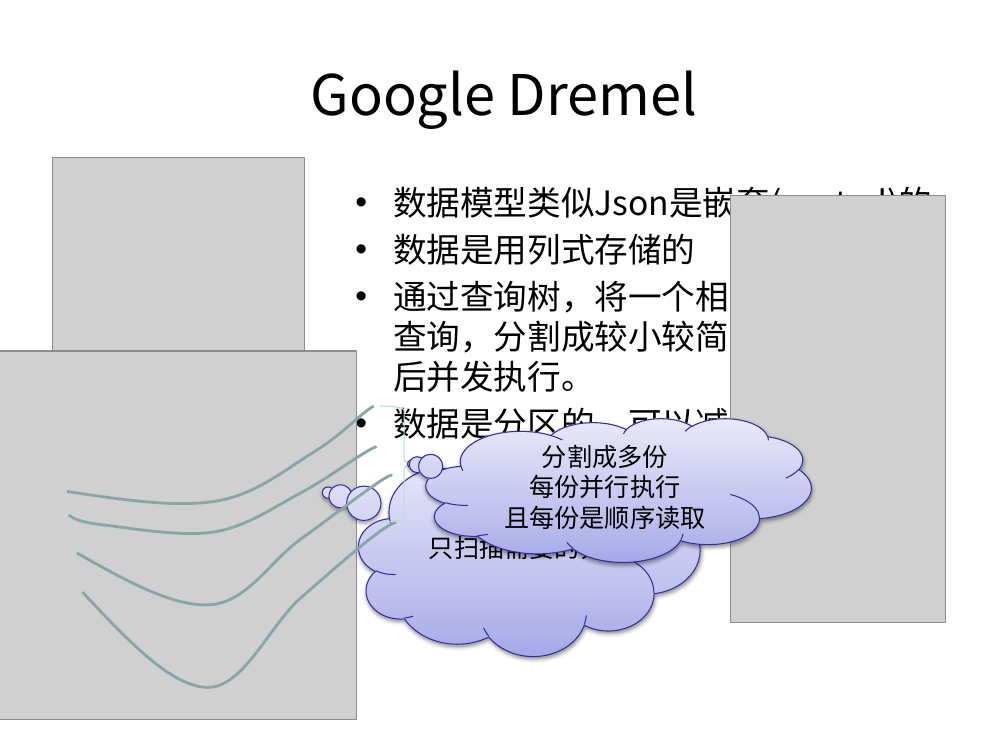
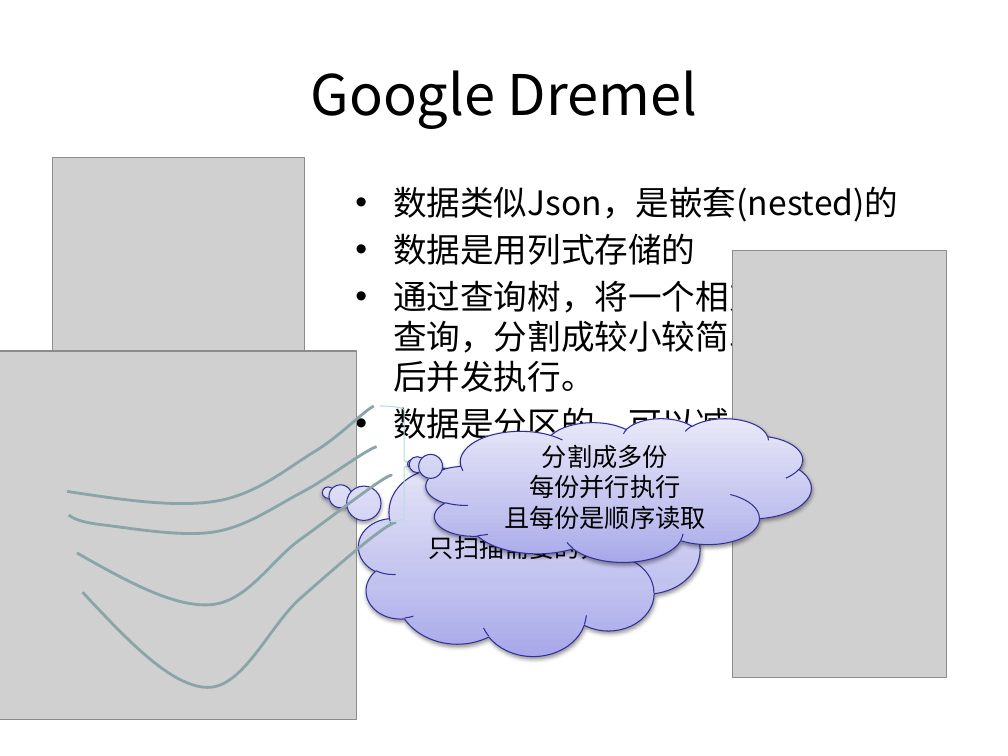
Before and after one commit to muyannian/higo, a slide deck: slide 14 of doc/higo.pptx. Drawn at 1008x756 pixels with LibreOffice and Linux fonts; fonts in the diff are those of the drawing; grey boxes stand for pictures; background and template pictures are left out. Boxes give left, top, right and bottom in pixels: in the first picture for what was removed or moved away, otherwise in the second. Text is boxed around its words. In the diff, an @@ line names an element or a change of style, - is before the commit and + after.

```diff
--- a/doc/higo.pptx
+++ b/doc/higo.pptx
@@ text at <box>393,186,898,222</box>: text changed @@
-• 数据模型类似Json是嵌套(nested)的
+• 数据类似Json，是嵌套(nested)的
@@ picture: place and size @@
-picture at <box>731,196,944,623</box>
+picture at <box>733,250,947,677</box>
```
Also in this commit, not shown: 2 other slides changed.
